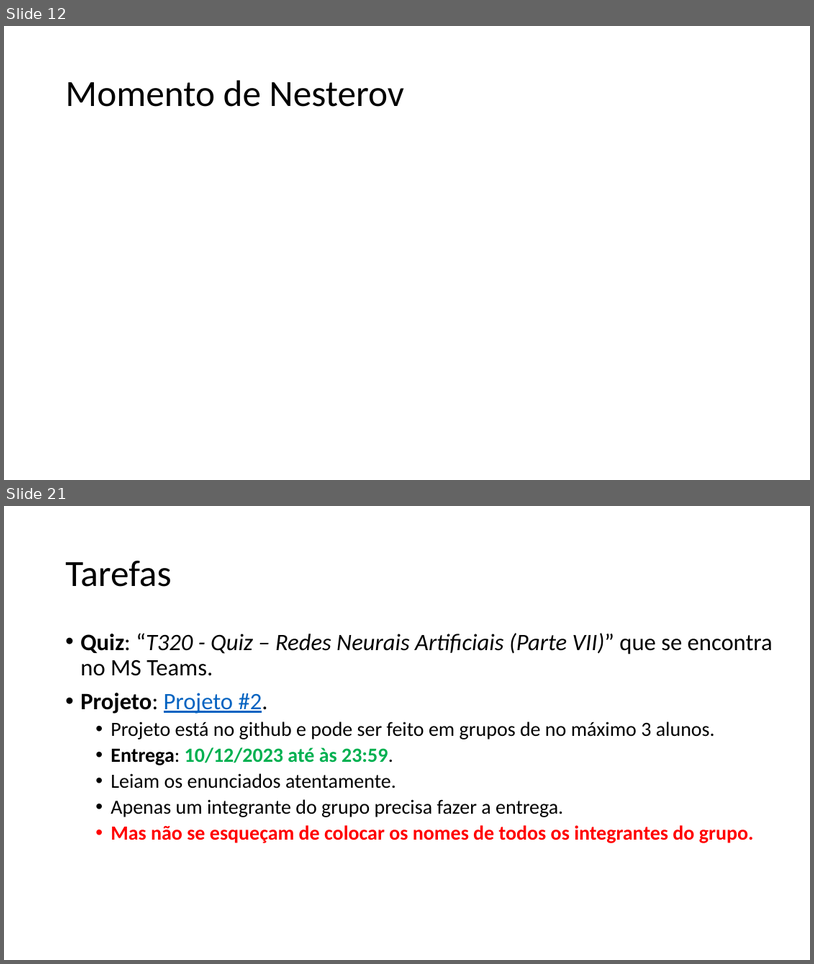
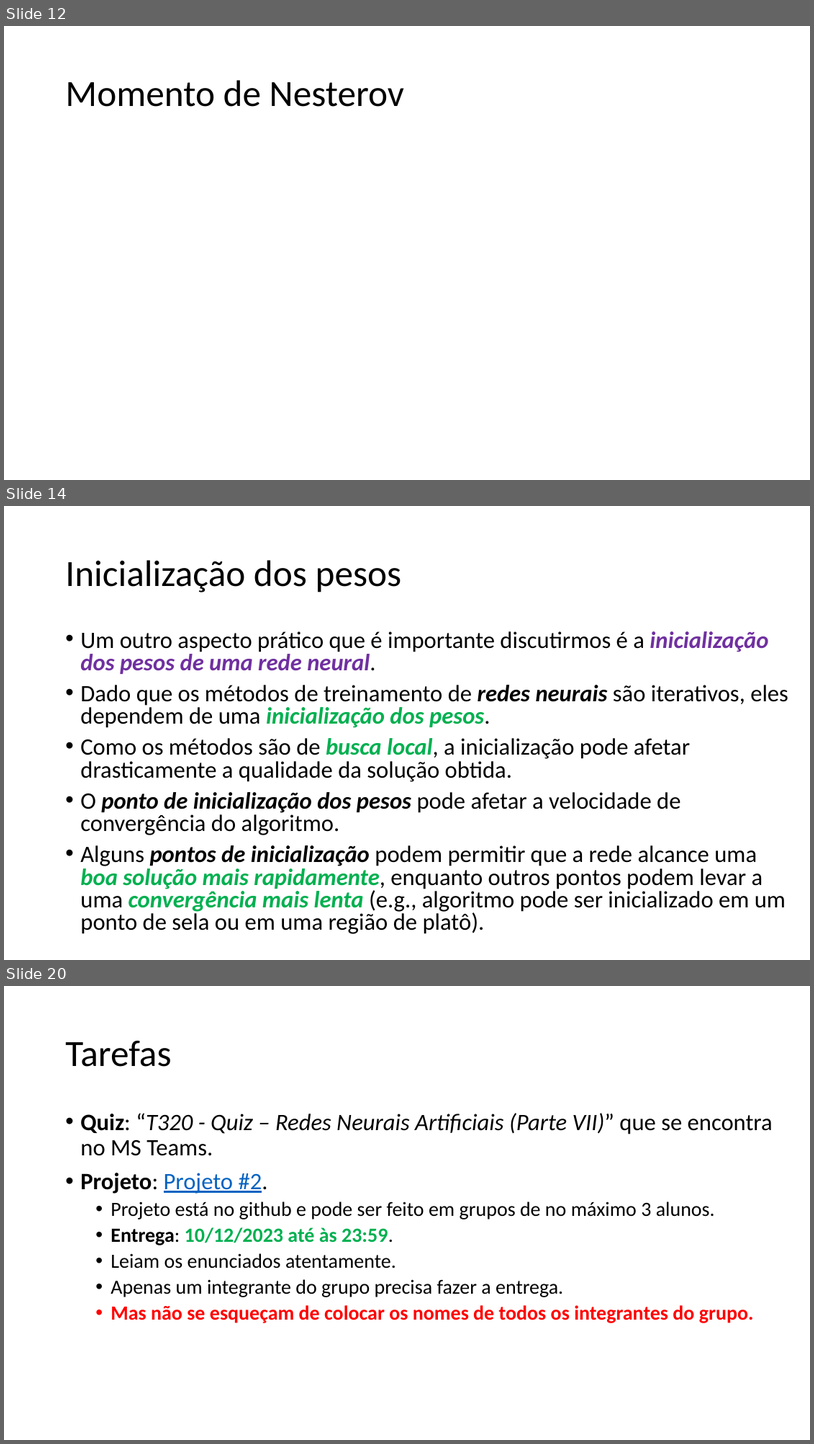
Before and after one commit to zz4fap/t320_aprendizado_de_maquina, a slide deck: slides/T320_Redes_Neurais_Artificiais (Parte IV).pptx. Shown one above the other, each under a label of ours: slides 12 and 21 before the commit, slides 12, 14 and 20 after it; the slides between them are not shown. The pictures are 814x964 and 814x1444 pixels, drawn with LibreOffice and Linux fonts; fonts in the diff are those of the drawing; grey boxes stand for pictures. Boxes give left, top, right and bottom in pixels: in the first picture for what was removed or moved away, otherwise in the second. Text is boxed around its words. In the diff, an @@ line names an element or a change of style, - is before the commit and + after.

```diff
--- a/slides/T320_Redes_Neurais_Artificiais (Parte IV).pptx
+++ b/slides/T320_Redes_Neurais_Artificiais (Parte IV).pptx
@@ slide 14 added at [4, 506, 810, 960], background #FFFFFF @@
@@ title added at [65, 560, 402, 592], 44 pt, text #000000 @@
+Inicialização dos pesos
@@ text added at [80, 631, 789, 934], 28 pt, text #000000 @@
+• Um outro aspecto prático que é importante discutirmos é a inicialização dos pesos de uma rede neural.
+• Dado que os métodos de treinamento de redes neurais são iterativos, eles dependem de uma inicialização dos pesos.
+• Como os métodos são de busca local, a inicialização pode afetar drasticamente a qualidade da solução obtida.
+• O ponto de inicialização dos pesos pode afetar a velocidade de convergência do algoritmo.
+• Alguns pontos de inicialização podem permitir que a rede alcance uma boa solução mais rapidamente, enquanto outros pontos podem levar a uma convergência mais lenta (e.g., algoritmo pode ser inicializado em um ponto de sela ou em uma região de platô).
@@ what was slide 21 is now slide 20 @@
```
Also in this commit, not shown: 5 slides changed, 2 other slides added, 4 slides removed, 1 other file.
